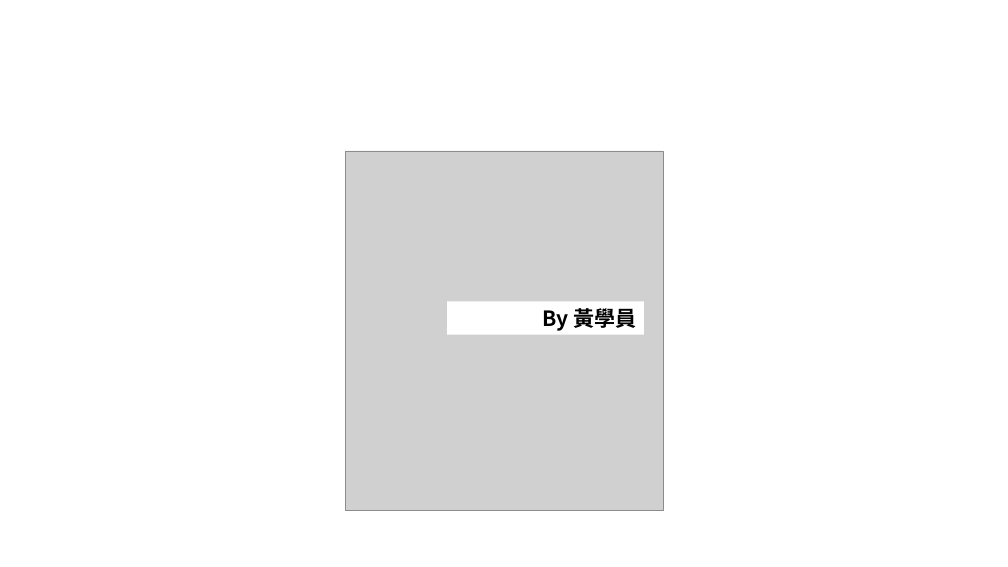
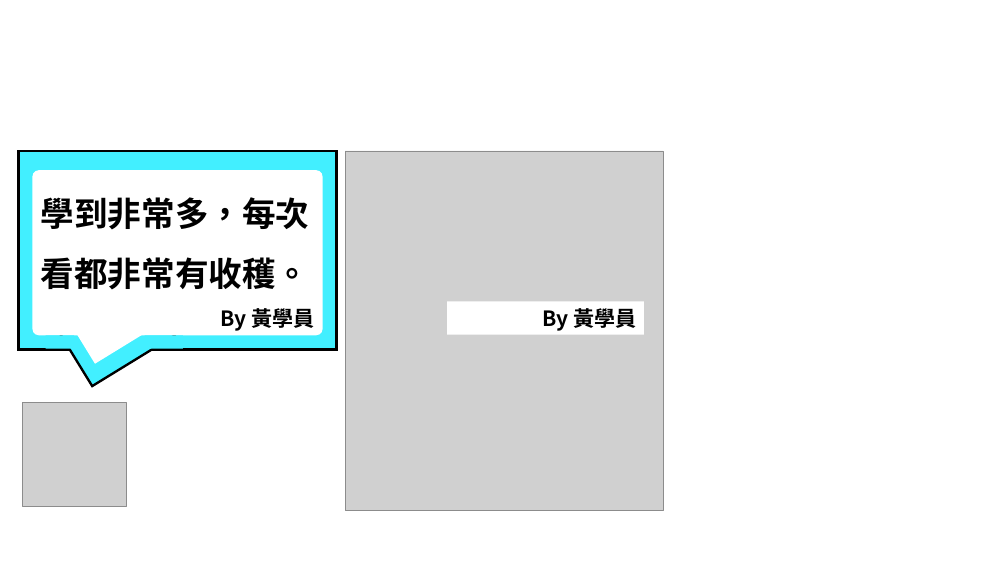
Before and after one commit to AI-FREE-Team/AI-FREE-Team.github.io, a slide deck: slide 5 of generative_ai_course/assets/img/phase2/新增 Microsoft PowerPoint 簡報.pptx. Drawn at 1008x567 pixels with LibreOffice and Linux fonts; fonts in the diff are those of the drawing; grey boxes stand for pictures. Boxes give left, top, right and bottom in pixels: in the first picture for what was removed or moved away, otherwise in the second. Text is boxed around its words. In the diff, an @@ line names an element or a change of style, - is before the commit and + after.

```diff
--- a/generative_ai_course/assets/img/phase2/新增 Microsoft PowerPoint 簡報.pptx
+++ b/generative_ai_course/assets/img/phase2/新增 Microsoft PowerPoint 簡報.pptx
@@ group added at (19, 151, 337, 507): 5 rectangles, 2 texts, 1 ellipse, 1 rounded rectangle, 1 picture @@
+學到非常多，每次看都非常有收穫。
+By 黃學員
```
Also in this commit, not shown: 5 other slides changed, 10 other files.
